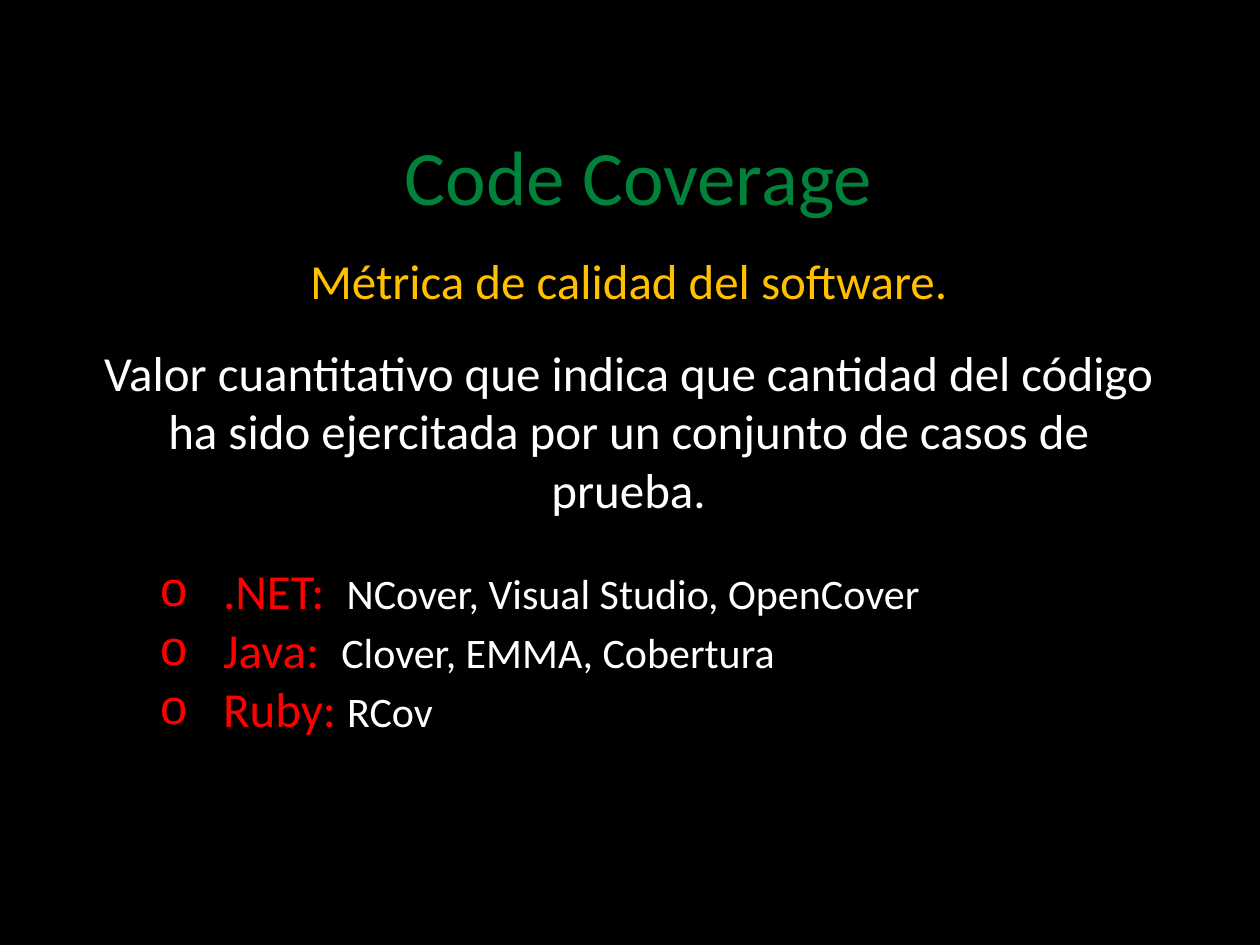
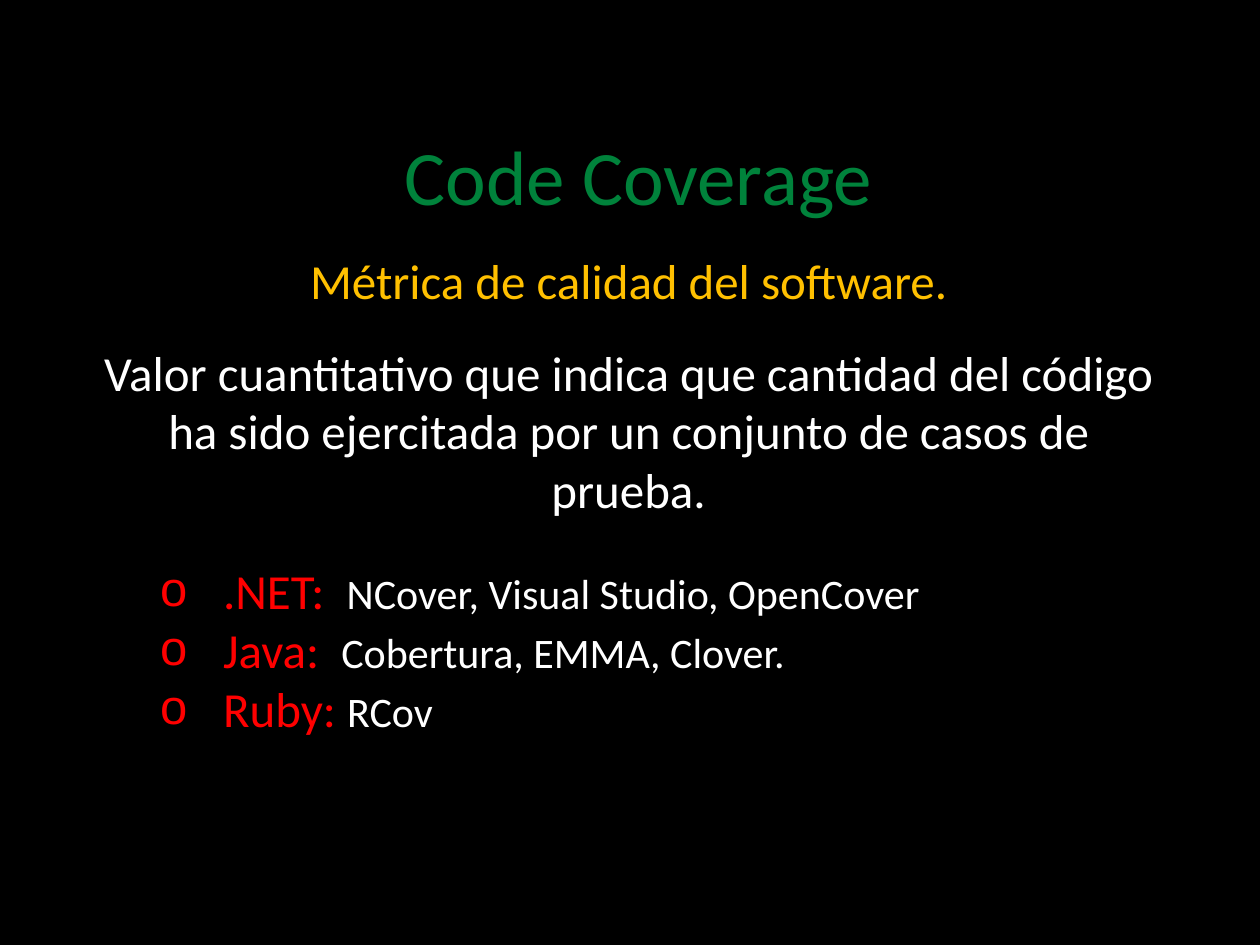
Before and after one commit to angelnunezsalazar/Test-Automation-Java, a slide deck: slide 30 of Diapositivas/2. Test Doubles.pptx. Drawn at 1260x945 pixels with LibreOffice and Linux fonts; fonts in the diff are those of the drawing; background and template pictures are left out. Boxes give left, top, right and bottom in pixels: in the first picture for what was removed or moved away, otherwise in the second. Text is boxed around its words. In the diff, an @@ line names an element or a change of style, - is before the commit and + after.

```diff
--- a/Diapositivas/2. Test Doubles.pptx
+++ b/Diapositivas/2. Test Doubles.pptx
@@ text at (223, 636, 784, 673): text changed @@
-o Java: Clover, EMMA, Cobertura
+o Java: Cobertura, EMMA, Clover.
```
Also in this commit, not shown: 4 other slides changed, 2 slides added, 58 other files.
